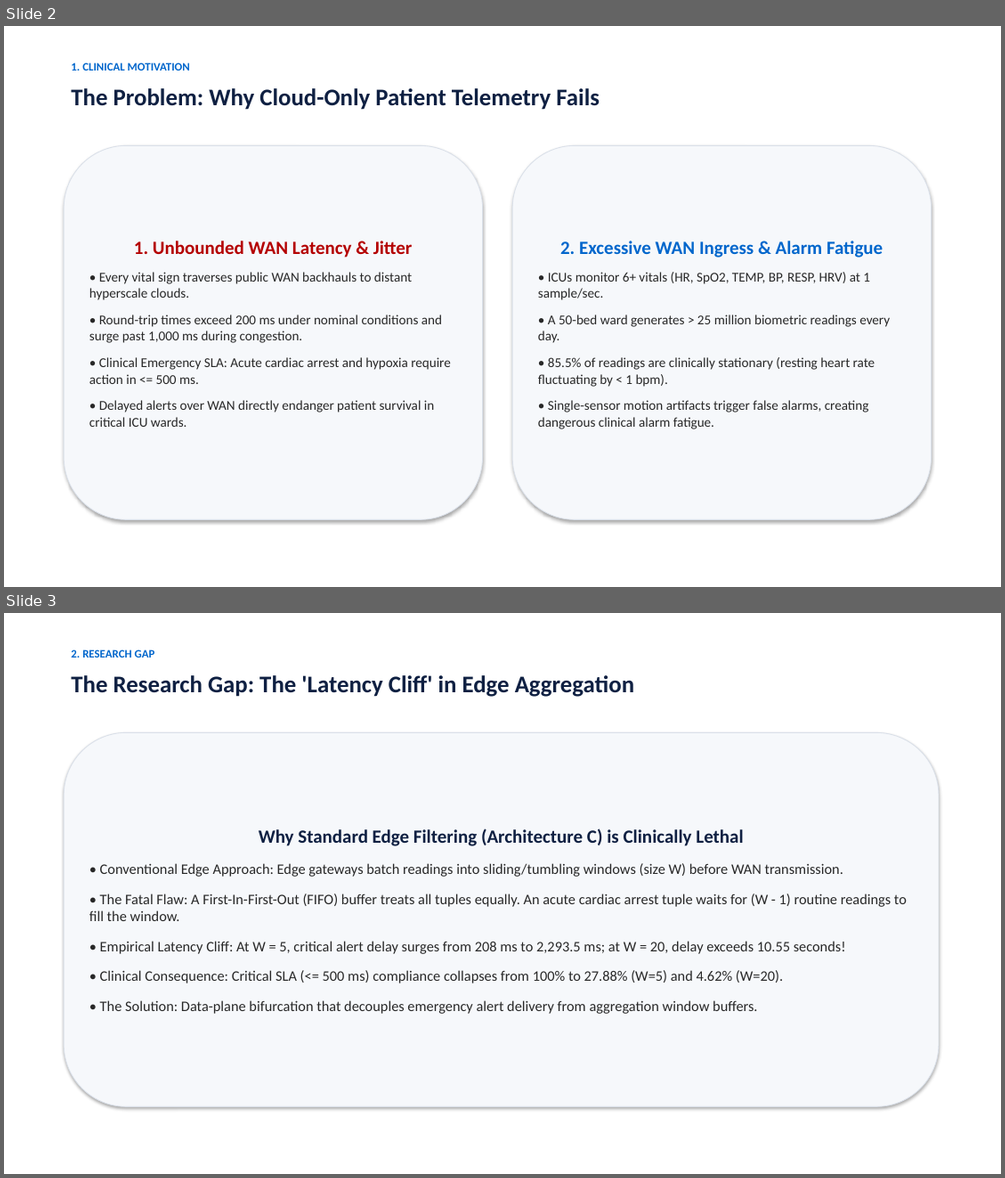
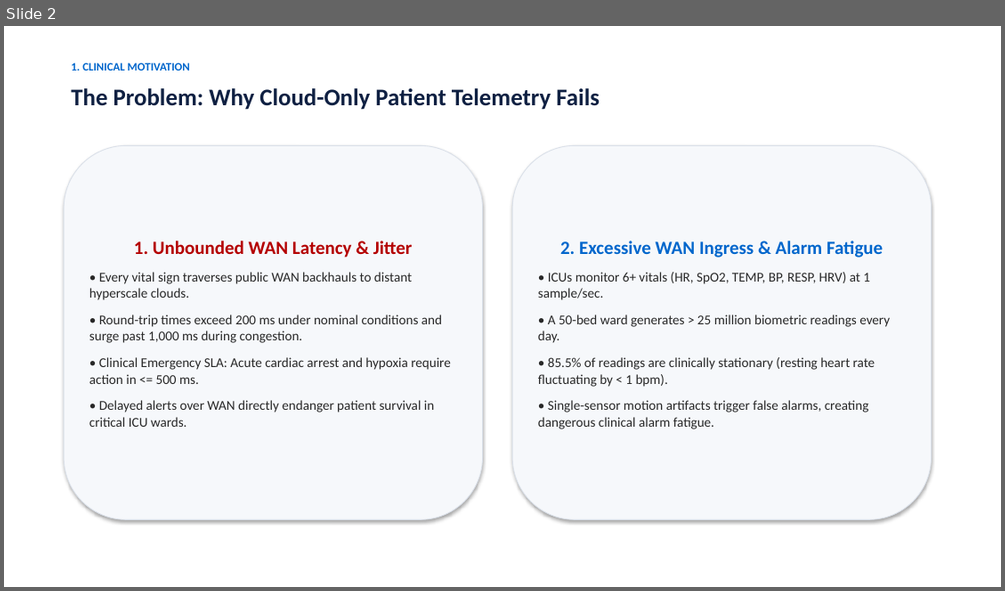
Before and after one commit to jayanthananthakrishnan-a11y/Fog-Assisted-Real-Time-Healthcare, a slide deck: presentation/Topic19_Healthcare_Fog_Presentation.pptx. Shown one above the other, each under a label of ours: slides 2 and 3 before the commit, slide 2 after it. The pictures are 1005x1178 and 1005x591 pixels, drawn with LibreOffice and Linux fonts; fonts in the diff are those of the drawing. Boxes give left, top, right and bottom in pixels: in the first picture for what was removed or moved away, otherwise in the second. Text is boxed around its words. In the diff, an @@ line names an element or a change of style, - is before the commit and + after.

```diff
--- a/presentation/Topic19_Healthcare_Fog_Presentation.pptx
+++ b/presentation/Topic19_Healthcare_Fog_Presentation.pptx
@@ slide 3 removed at [4,613,1001,1174], background #FFFFFF @@
@@ text removed at [71,649,155,657] @@
-2. RESEARCH GAP
@@ text removed at [71,675,634,697] @@
-The Research Gap: The 'Latency Cliff' in Edge Aggregation
@@ rounded rectangle removed at [64,732,938,1107] @@
-Why Standard Edge Filtering (Architecture C) is Clinically Lethal
-• Conventional Edge Approach: Edge gateways batch readings into sliding/tumbling windows (size W) before WAN transmission.
-• The Fatal Flaw: A First-In-First-Out (FIFO) buffer treats all tuples equally. An acute cardiac arrest tuple waits for (W - 1) routine readings to fill the window.
-• Empirical Latency Cliff: At W = 5, critical alert delay surges from 208 ms to 2,293.5 ms; at W = 20, delay exceeds 10.55 seconds!
-• Clinical Consequence: Critical SLA (<= 500 ms) compliance collapses from 100% to 27.88% (W=5) and 4.62% (W=20).
-• The Solution: Data-plane bifurcation that decouples emergency alert delivery from aggregation window buffers.
```
Also in this commit, not shown: 1 slide added, 8 other files.
